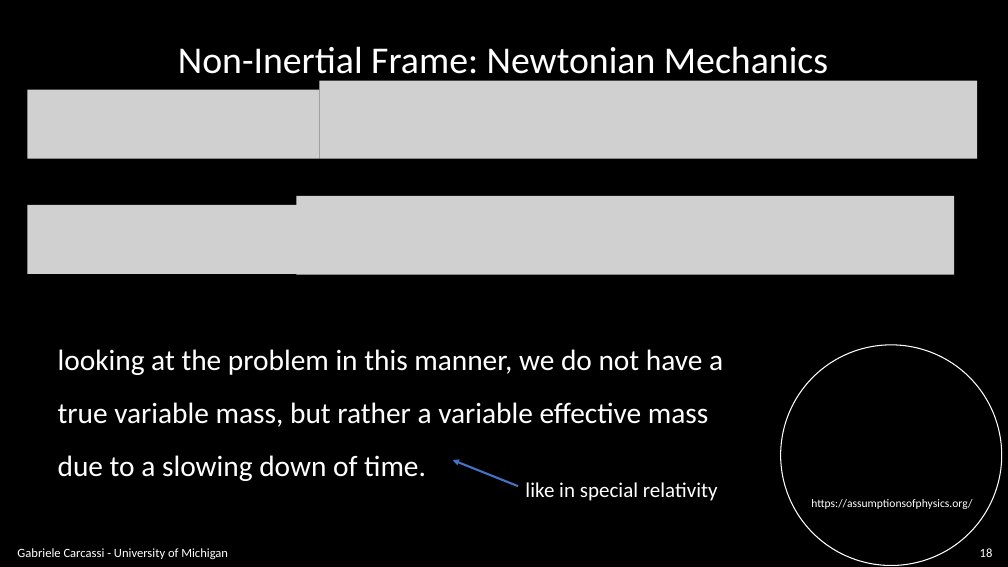
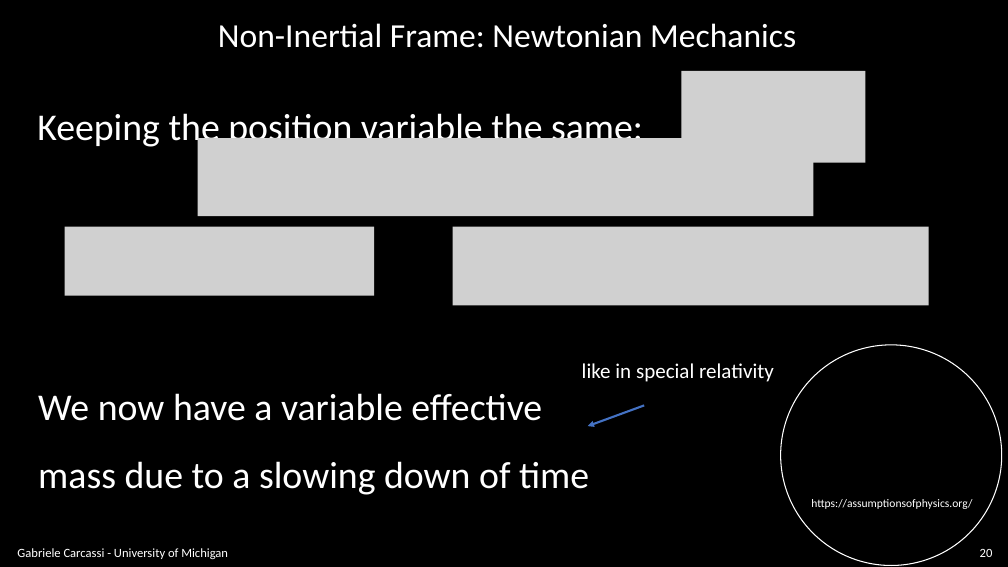
Before and after one commit to assumptionsofphysics/slides, a slide deck: slide 20 of BookCompanions-v2/RP-Class-2.pptx (slide 18 before the commit). Drawn at 1008x567 pixels with LibreOffice and Linux fonts; fonts in the diff are those of the drawing; grey boxes stand for pictures; background and template pictures are left out. Boxes give left, top, right and bottom in pixels: in the first picture for what was removed or moved away, otherwise in the second. Text is boxed around its words. In the diff, an @@ line names an element or a change of style, - is before the commit and + after.

```diff
--- a/BookCompanions-v2/RP-Class-2.pptx
+++ b/BookCompanions-v2/RP-Class-2.pptx
@@ text "Non-Inertial Frame: Newtonian Mechanics": place and size @@
-text "Non-Inertial Frame: Newtonian Mechanics" at [178,46,828,82]
+text "Non-Inertial Frame: Newtonian Mechanics" at [218,23,796,48]
@@ text "Non-Inertial Frame: Newtonian Mechanics" at [218,23,796,48]: size 36 to 32 pt @@
@@ picture removed at [320,81,978,159] @@
@@ picture added at [681,71,865,163] @@
@@ picture removed at [27,90,319,159] @@
@@ text added at [37,113,643,150], 36 pt, text #FFFFFF @@
+Keeping the position variable the same:
@@ picture added at [197,138,813,216] @@
@@ picture removed at [27,205,374,274] @@
@@ picture removed at [296,196,954,274] @@
@@ picture added at [64,227,374,296] @@
@@ picture added at [453,227,929,306] @@
@@ text "like in special relativity": place and size @@
-text "like in special relativity" at [525,482,718,501]
+text "like in special relativity" at [582,363,774,382]
@@ text at [38,393,589,495]: text changed; size 28 to 36 pt @@
-looking at the problem in this manner, we do not have a true variable mass, but rather a variable effective mass due to a slowing down of time.
+We now have a variable effective mass due to a slowing down of time
@@ arrow moved from (518, 486) - (453, 460) to (644, 405) - (588, 426) @@
@@ page number at [980,549,993,557]: text changed @@
-18
+20
```
Also in this commit, not shown: 6 other slides changed, 4 slides added, 1 other file.
